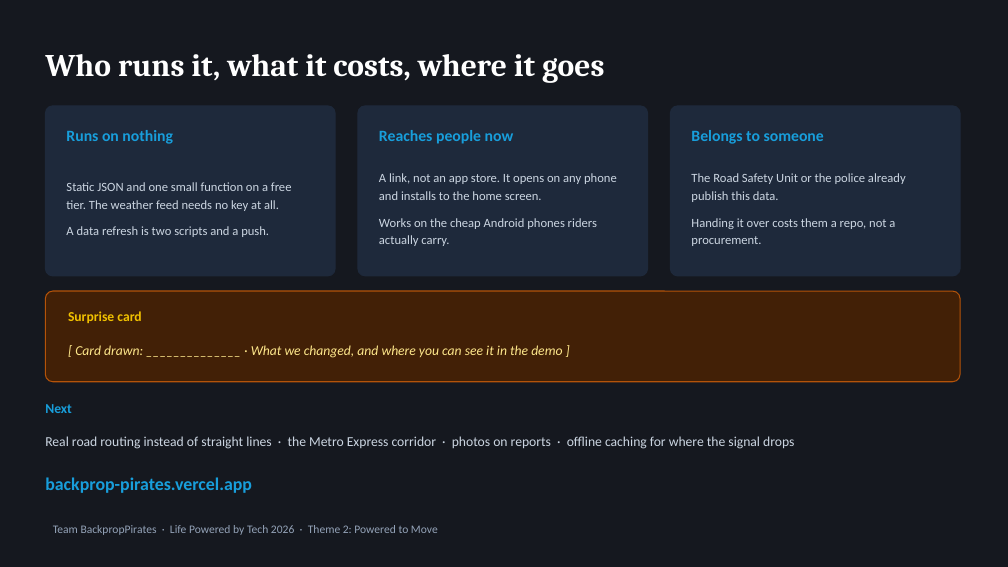
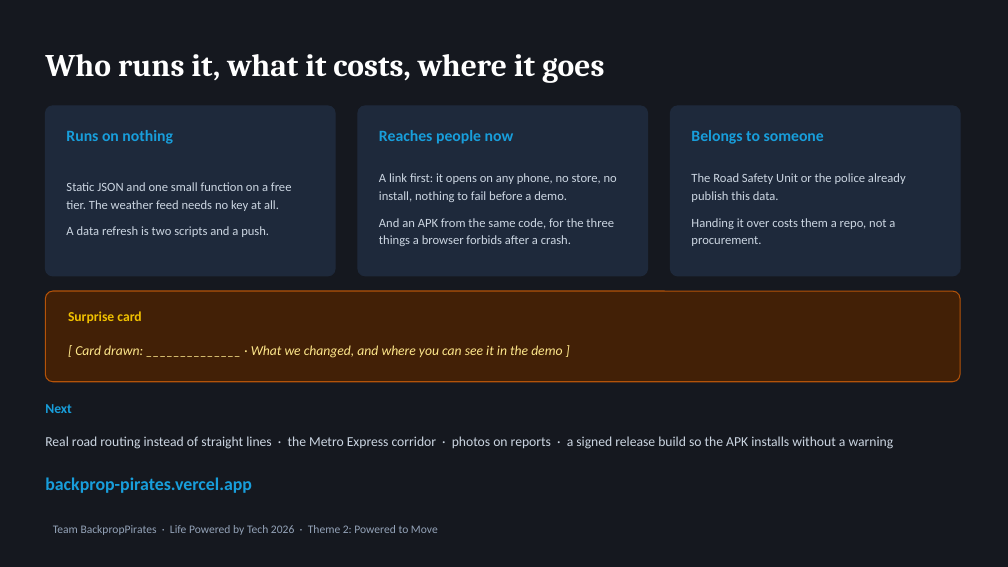
Before and after one commit to sahiljeebun132-dev/BackpropPirates, a slide deck: slide 6 of docs/Zetway-Pitch.pptx. Drawn at 1008x567 pixels with LibreOffice and Linux fonts; fonts in the diff are those of the drawing. Boxes give left, top, right and bottom in pixels: in the first picture for what was removed or moved away, otherwise in the second. Text is boxed around its words. In the diff, an @@ line names an element or a change of style, - is before the commit and + after.

```diff
--- a/docs/Zetway-Pitch.pptx
+++ b/docs/Zetway-Pitch.pptx
@@ text at [379, 173, 617, 246]: text changed @@
-A link, not an app store. It opens on any phone and installs to the home screen.
-Works on the cheap Android phones riders actually carry.
+A link first: it opens on any phone, no store, no install, nothing to fail before a demo.
+And an APK from the same code, for the three things a browser forbids after a crash.
@@ text at [45, 436, 894, 449]: text changed @@
-Real road routing instead of straight lines · the Metro Express corridor · photos on reports · offline caching for where the signal drops
+Real road routing instead of straight lines · the Metro Express corridor · photos on reports · a signed release build so the APK installs without a warning
```
Also in this commit, not shown: 1 other slide changed, 3 other files.
